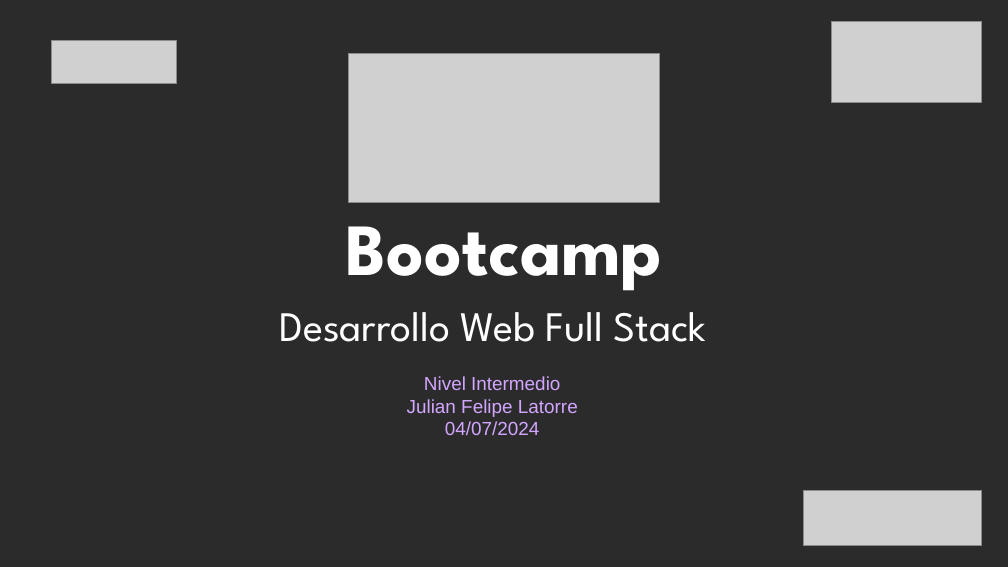
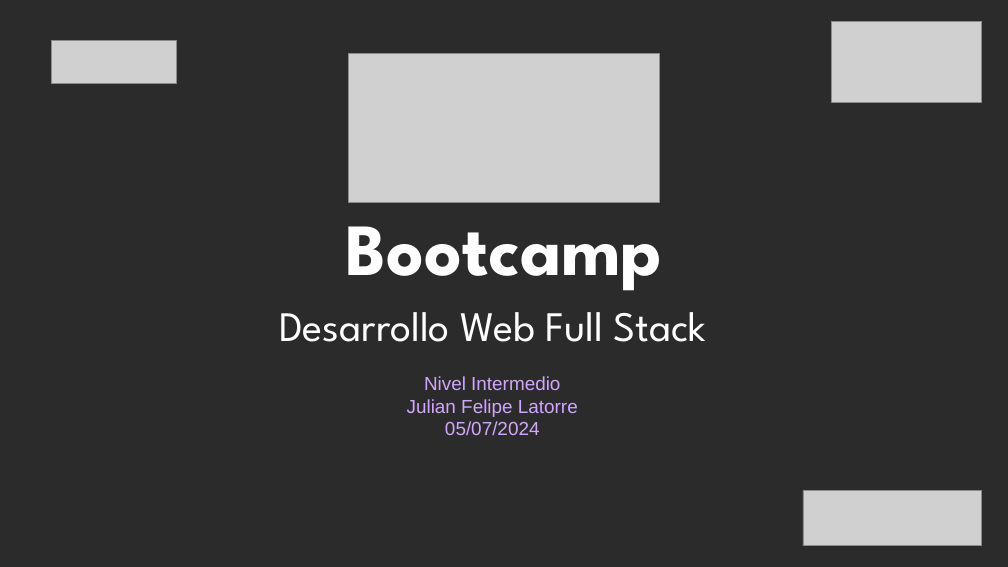
Before and after one commit to jflatorreo/TalentoTech_FullStack, a slide deck: slide 1 of Material pedagógico/Modulo 2/Clase 4/Clase 4 - Modulo 2.pptx. Drawn at 1008x567 pixels with LibreOffice and Linux fonts; fonts in the diff are those of the drawing; grey boxes stand for pictures; background and template pictures are left out; a plain dark background stands for a picture behind light text. Boxes give left, top, right and bottom in pixels: in the first picture for what was removed or moved away, otherwise in the second. Text is boxed around its words. In the diff, an @@ line names an element or a change of style, - is before the commit and + after.

```diff
--- a/Material pedagógico/Modulo 2/Clase 4/Clase 4 - Modulo 2.pptx
+++ b/Material pedagógico/Modulo 2/Clase 4/Clase 4 - Modulo 2.pptx
@@ text at box(445, 421, 540, 435): text changed @@
-04/07/2024
+05/07/2024
```
Also in this commit, not shown: 1 other slide changed, 12 slides added, 7 slides removed, 14 other files.
